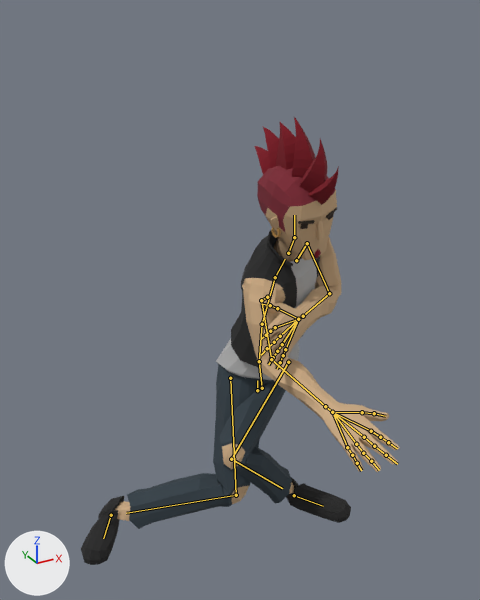
Two versions of the glTF model app/src/main/assets/characters/Punk.gltf, one commit apart.
The view is the same before and after, from a camera (50 mm lens) standing at (-1.07, -1.786, 1.773) and looking at (-0.203, -0.21, 0.984). Lighting does not change. The marker at lower left points along +X, +Y and +Z. The older version comes first. Both versions are drawn at frame 1 of the action 'Idle'; the numbers are the values there. The bones that change, and the others that lie on the model, are drawn over the model as lines.

The first picture shows 'Punk_Body', 'Punk_Feet', 'Punk_Head', 'Punk_Legs'.
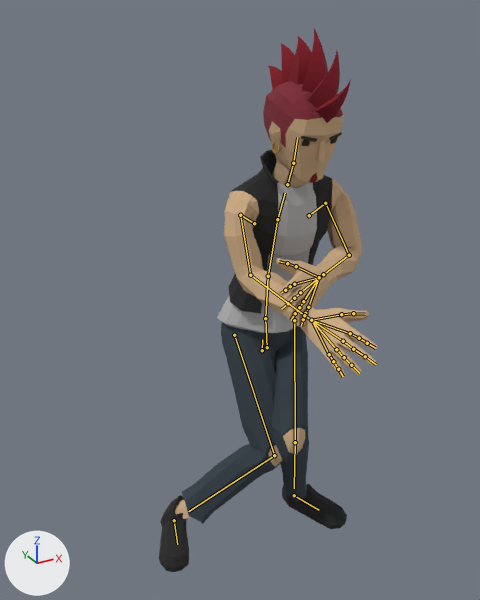
What the commit changed:
Bone 'Body' (bone_body) moves from (0.01, -0.391, -0.07) to (0.01, -0.209, -0.04).
Bone 'Hips' (bone_hips) turns from (0, 19, 3) to (0, -1, 0) degrees about its own x, y and z.
Bone 'Abdomen' (bone_abdomen) turns from (10, 3, 5) to (7, 0, 0) degrees about its own x, y and z.
Bone 'Torso' (bone_torso) turns from (10, 5, 5) to (7, 0, 0) degrees about its own x, y and z.
Bone 'Chest' (bone_chest) turns from (12, 5, 8) to (9, 0, 0) degrees about its own x, y and z.
Bone 'Neck' (bone_neck) turns from (-4, -16, 4) to (0, 1, 0) degrees about its own x, y and z.
Bone 'Head' (bone_head) turns from (-24, -11, 1) to (-11, 0, 0) degrees about its own x, y and z.
Bone 'UpperArm.L' (bone_upperarm_l) turns from (-35, -42, -87) to (-41, -22, -56) degrees about its own x, y and z.
Bone 'LowerArm.L' (bone_lowerarm_l) turns from (-22, -12, -75) to (-7, -6, -79) degrees about its own x, y and z.
Bone 'UpperArm.R' (bone_upperarm_r) turns from (-30, 21, 41) to (-47, 28, 60) degrees about its own x, y and z.
Bone 'LowerArm.R' (bone_lowerarm_r) turns from (35, -12, 24) to (24, -8, 35) degrees about its own x, y and z.
Bone 'Wrist.R' (bone_wrist_r) turns from (3, 0, 7) to (2, 0, 8) degrees about its own x, y and z.
Bone 'UpperLeg.L' (bone_upperleg_l) turns from (52, 2, 43) to (22, 0, 37) degrees about its own x, y and z.
Bone 'LowerLeg.L' (bone_lowerleg_l) turns from (99, 39, -4) to (67, 22, -9) degrees about its own x, y and z.
Bone 'UpperLeg.R' (bone_upperleg_r) turns from (-6, -22, -8) to (6, -17, -24) degrees about its own x, y and z.
Bone 'LowerLeg.R' (bone_lowerleg_r) turns from (69, -30, 3) to (61, -20, 6) degrees about its own x, y and z.
Bone 'Foot.L' (bone_foot_l) turns from (0, 0, -32) to (0, 0, -18) degrees about its own x, y and z.
Bone 'Foot.R' (bone_foot_r) moves from (-0.422, -0.24, -0.001) to (-0.227, -0.098, -0.001).
Bone 'Foot.R' (bone_foot_r) turns from (0, 0, 32) to (0, 0, 18) degrees about its own x, y and z.

What differs and where, as boxes [x1, y1, x2, y2] in the pictures (480 x 600 px):
'Punk_Body', posed (12% narrower, 6% shorter)
    before: [216, 230, 400, 472]
    after: [217, 150, 378, 377]
'Punk_Legs', posed (23% narrower, 22% taller)
    before: [127, 364, 292, 529]
    after: [182, 322, 309, 524]
'Punk_Head', posed (10% taller)
    before: [254, 117, 339, 262]
    after: [263, 28, 351, 188]
'Punk_Feet', posed
    before: [81, 477, 351, 565]
    after: [159, 484, 347, 572]
bone 'Body', root to tip
    before: (257, 390) to (257, 380)
    after: (262, 350) to (262, 339)
bone 'Hips', root to tip
    before: (262, 388) to (259, 361)
    after: (267, 347) to (265, 318)
bone 'Abdomen', root to tip
    before: (259, 361) to (262, 324)
    after: (265, 318) to (268, 276)
bone 'Torso', root to tip
    before: (262, 324) to (275, 277)
    after: (268, 276) to (277, 219)
bone 'Chest', root to tip
    before: (275, 277) to (285, 259)
    after: (277, 219) to (285, 193)
bone 'Neck', root to tip
    before: (288, 253) to (294, 237)
    after: (287, 184) to (293, 163)
bone 'Head', root to tip
    before: (294, 237) to (294, 215)
    after: (293, 163) to (297, 137)
bone 'UpperArm.L', root to tip
    before: (307, 243) to (329, 293)
    after: (325, 203) to (349, 255)
bone 'LowerArm.L', root to tip
    before: (329, 293) to (303, 316)
    after: (349, 255) to (323, 274)
bone 'UpperArm.R', root to tip
    before: (261, 300) to (271, 359)
    after: (240, 215) to (250, 275)
bone 'LowerArm.R', root to tip
    before: (271, 359) to (325, 406)
    after: (250, 275) to (304, 315)
bone 'Wrist.R', root to tip
    before: (325, 406) to (332, 412)
    after: (304, 315) to (311, 320)
bone 'UpperLeg.L', root to tip
    before: (288, 362) to (231, 459)
    after: (294, 320) to (295, 442)
bone 'LowerLeg.L', root to tip
    before: (231, 459) to (282, 488)
    after: (295, 442) to (294, 488)
bone 'UpperLeg.R', root to tip
    before: (230, 378) to (236, 495)
    after: (234, 335) to (274, 455)
bone 'LowerLeg.R', root to tip
    before: (236, 495) to (126, 513)
    after: (274, 455) to (188, 511)
bone 'Foot.L', root to tip
    before: (294, 495) to (323, 506)
    after: (294, 495) to (319, 510)
bone 'Foot.R', root to tip
    before: (111, 515) to (103, 538)
    after: (174, 520) to (177, 544)
